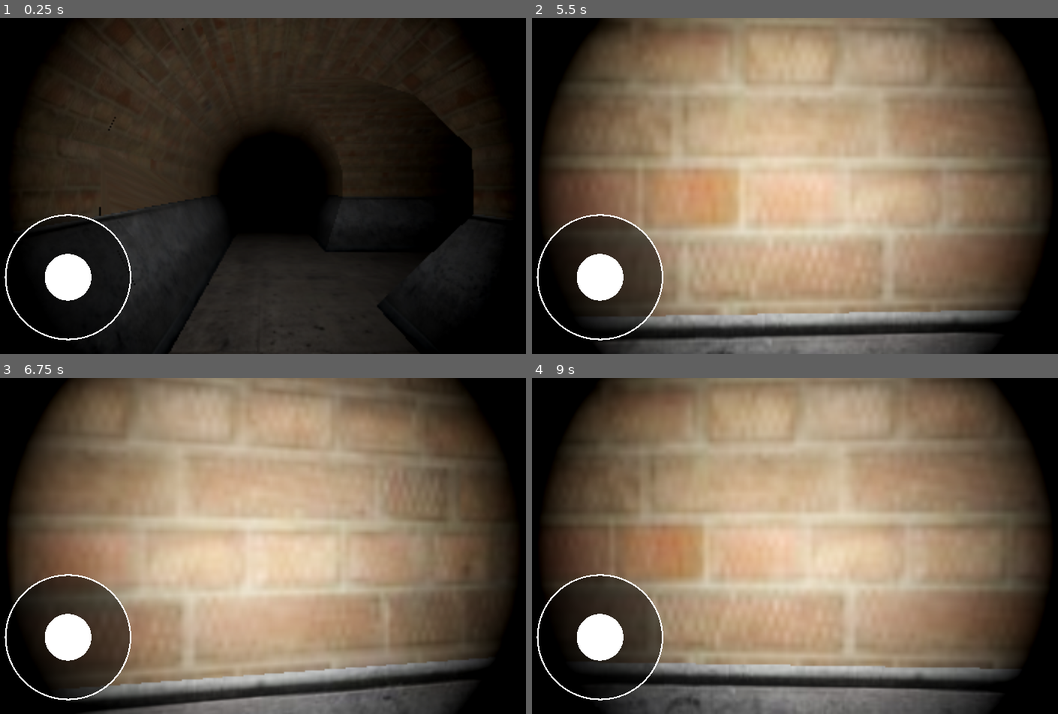
Above: before the commit, frames 1-4 (two rows, left to right).
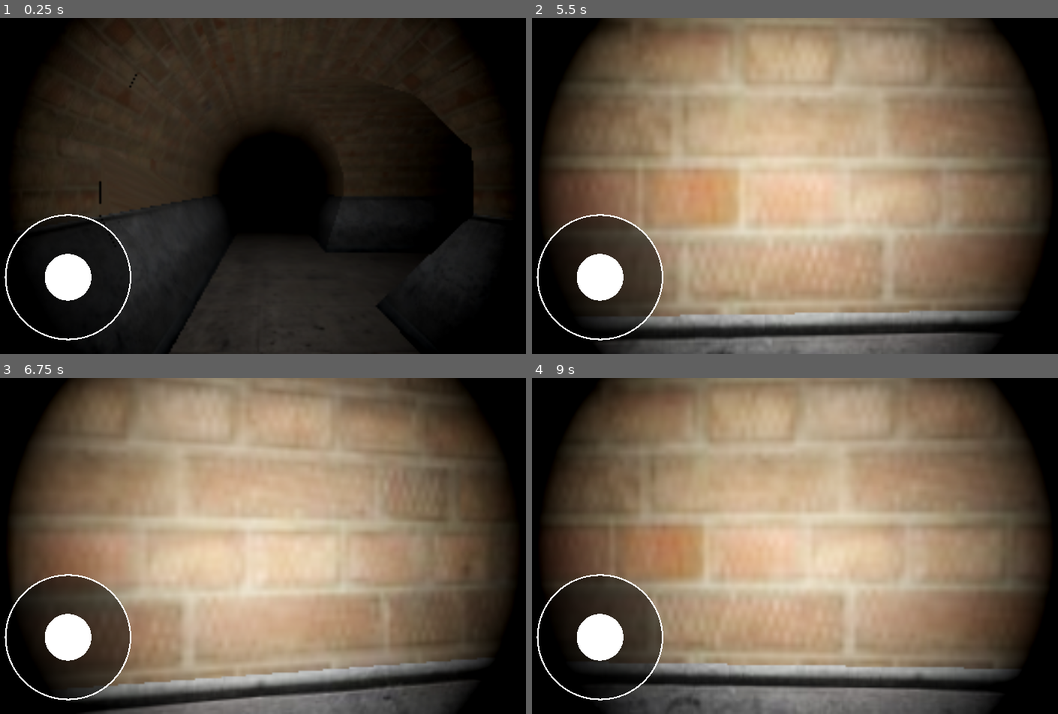
Above: after the commit, the same moments.

Repository: fimlnwza007/Sewer
Game: Godot game, scene res://scenes/main.tscn
The game is run twice, just before and just after one commit, with the same random seed, the same clock (stepped at 60 frames per second) and the same inputs.
Inputs (mouse positions are in pixels of both pictures, inside the frame that each line leads up to):
- Up to frame 1 (0.25 s): no input
- Up to frame 2 (5.5 s): tap Enter (ui_accept) at 0.5, 0.77, 1.52, 3.02, 3.77, 4.52 s; move the mouse to (826, 186) at 0.52 s; hold Up (ui_up) from 0.53 s (still down); tap A (a) at 0.6, 3.05, 3.6 s; tap D (d) at 0.8, 1.35, 3.8, 4.35 s; move the mouse to (763, 186) at 1.27 s; tap S (s) at 1.55, 2.1, 4.55, 5.1 s; move the mouse to (810, 179) at 2.02 s; tap W (w) at 2.3, 2.85, 5.3 s; move the mouse to (789, 192) at 2.77 s; move the mouse to (842, 189) at 3.52 s; move the mouse to (752, 182) at 4.27 s; move the mouse to (805, 186) at 5.02 s
- Up to frame 3 (6.75 s): tap Enter (ui_accept) at 5.75, 6.02 s; move the mouse to (241, 539) at 5.77 s; release Up (ui_up) at 5.78 s; hold Right (ui_right) 5.78-6.53 s; tap W (w) at 5.85 s; tap A (a) at 6.05, 6.6 s; move the mouse to (294, 546) at 6.52 s; hold Up (ui_up) from 6.53 s (still down)
- Up to frame 4 (9 s): tap Enter (ui_accept) at 6.77, 7.52, 8 s; tap D (d) at 6.8, 7.35 s; move the mouse to (763, 546) at 7.27 s; tap S (s) at 7.55, 8.1 s; move the mouse to (810, 539) at 8.02 s; tap W (w) at 8.3, 8.85 s; move the mouse to (789, 552) at 8.77 s; release Up (ui_up) at 8.78 s; hold Left (ui_left) from 8.78 s (still down)

The runs differ from the first frame. In frame 1, less than 0.1% of the frame differs, in the area x 18-91%, y 3-80%; in frame 2, 0.2%; in frame 3, 0.1%; in frame 4, 0.2%, in the area x 32-86%, y 84-87%.

Commit message:
ลืม export แหะๆ

Diff:
--- a/scenes/main.tscn
+++ b/scenes/main.tscn
@@ -3,6 +3,7 @@
 [ext_resource type="PackedScene" uid="uid://c3pihn2ln04fx" path="res://scenes/controller.tscn" id="1_o5qli"]
 [ext_resource type="PackedScene" uid="uid://bq5jcypbh5ou5" path="res://scenes/maze.tscn" id="2_0wfyh"]
 [ext_resource type="PackedScene" uid="uid://b148g0518jem5" path="res://scenes/player.tscn" id="3_sugp2"]
+[ext_resource type="Script" uid="uid://bo2j7ndnjdept" path="res://scripts/look_zone.gd" id="4_lkzon"]
 
 [sub_resource type="ProceduralSkyMaterial" id="ProceduralSkyMaterial_sugp2"]
 sky_horizon_color = Color(0.66224277, 0.6717428, 0.6867428, 1)
@@ -58,6 +59,19 @@
 action_up = &"w"
 action_down = &"s"
 
+[node name="LookZone" type="Control" parent="control panal" unique_id=-1447576275]
+layout_mode = 1
+anchor_left = 0.5
+anchor_right = 1.0
+anchor_bottom = 1.0
+grow_horizontal = 0
+grow_vertical = 2
+script = ExtResource("4_lkzon")
+
+[node name="Control" type="Control" parent="control panal" unique_id=1785360666]
+anchors_preset = 0
+offset_right = 40.0
+offset_bottom = 40.0
 
 [node name="Sewers" parent="." unique_id=1127065410 instance=ExtResource("2_0wfyh")]
 
--- a/scripts/auto.gd
+++ b/scripts/auto.gd
@@ -3,4 +3,4 @@
 
 # Called when the node enters the scene tree for the first time.
 func _ready() -> void:
-	get_viewport().scaling_3d_scale = 0.5
+	get_viewport().scaling_3d_scale = 0.4
--- a/scripts/look_zone.gd
+++ b/scripts/look_zone.gd
@@ -1,79 +1,9 @@
-## โซนด้านขวาของจอสำหรับหันหน้า (มือถือ)
-## แก้ปัญหา Multi-touch jitter ด้วย:
-##  - คำนวณ delta จาก _last_position แทน event.relative (ป้องกัน Godot multi-touch bug)
-##  - Spike clamp (ตัดค่ากระโดดผิดปกติ)
-##  - Exponential smoothing (ทำให้การหันหน้าเนียน ไม่กระตุก)
+## Stub — look input is handled directly in player.gd
+## Node นี้มีไว้เฉพาะป้องกัน error จาก scene reference เท่านั้น
 extends Control
 
-## ความไวในการหันหน้า
-@export var look_sensitivity: float = 0.5
-
-## ความเนียนของการหันหน้า (0=ไม่ smooth, 1=smooth มาก แต่หน่วง)
-@export_range(0.0, 0.95, 0.05) var smoothing: float = 0.7
-
-## Path ไปยัง player node
-@export var player_path: NodePath
-
-## ค่า delta สูงสุดต่อ event ก่อน clamp (px)
-const MAX_SPIKE_PX := 80.0
-
-var _touch_index: int = -1
-var _last_position: Vector2 = Vector2.ZERO
-var _target_delta: Vector2 = Vector2.ZERO
-var _player: CharacterBody3D = null
-
 func _ready() -> void:
-	# ไม่บล็อก event ใดๆ ของ GUI — รับเฉพาะผ่าน _input()
 	mouse_filter = Control.MOUSE_FILTER_IGNORE
-	if player_path:
-		_player = get_node_or_null(player_path)
-	if _player == null:
-		_player = get_tree().get_root().find_child("player", true, false)
-
-## ตรวจว่า position อยู่ในโซนขวาของหน้าจอ
-func _is_in_zone(pos: Vector2) -> bool:
-	var vp: Vector2 = get_viewport().get_visible_rect().size
-	# ใช้ 45% เพื่อให้โซนทับกันกลางจอเล็กน้อย ป้องกันรอยต่อ
-	return pos.x >= vp.x * 0.45 and pos.y >= 0.0 and pos.y <= vp.y
-
-func _input(event: InputEvent) -> void:
-	if event is InputEventScreenTouch:
-		if event.pressed and _touch_index == -1 and _is_in_zone(event.position):
-			_touch_index = event.index
-			_last_position = event.position
-			_target_delta = Vector2.ZERO
-			get_viewport().set_input_as_handled()
-		elif not event.pressed and event.index == _touch_index:
-			_touch_index = -1
-			# ค่อยๆ หยุด ไม่ตัดทันที
-			get_viewport().set_input_as_handled()
-
-	elif event is InputEventScreenDrag:
-		if event.index != _touch_index:
-			return
-
-		# คำนวณ delta จาก position ของนิ้วนี้เอง (ไม่ใช้ event.relative)
-		# เพื่อหลีกเลี่ยงบั๊ก Godot multi-touch ที่ relative สลับนิ้วกัน
-		var raw_delta := event.position - _last_position
-		_last_position = event.position
-
-		# Spike Clamp: ตัดค่ากระโดดผิดปกติที่เกิดตอนวางนิ้วที่ 2
-		if raw_delta.length() > MAX_SPIKE_PX:
-			raw_delta = raw_delta.normalized() * MAX_SPIKE_PX
-
-		# Exponential smoothing: ผสมค่าใหม่เข้ากับค่าเก่าแบบค่อยเป็นค่อยไป
-		_target_delta = _target_delta.lerp(raw_delta, 1.0 - smoothing)
-
-		get_viewport().set_input_as_handled()
-
-func _process(_delta: float) -> void:
-	if _player == null:
-		return
-
-	if _touch_index == -1:
-		# ไม่มีนิ้วสัมผัส — ค่อยๆ ลด delta ให้เป็น 0 (inertia decay)
-		_target_delta = _target_delta.lerp(Vector2.ZERO, 0.4)
-
-	# ใช้ threshold เล็กน้อยป้องกันการหมุนกล้องเพราะ float noise
-	if _target_delta.length() > 0.3:
-		_player.apply_look_delta(_target_delta * look_sensitivity)
+	# ปิด input processing ทั้งหมด — player.gd จัดการแทน
+	set_process_input(false)
+	set_process(false)
--- a/scripts/player.gd
+++ b/scripts/player.gd
@@ -33,26 +33,24 @@
 		_look_accum += event.relative
 		return
 
-	# ===== Touch look (right half of screen) =====
+	# ===== Touch look (right half of screen — x > 45% of viewport) =====
 	elif event is InputEventScreenTouch:
-		var vp_w: float = get_viewport().get_visible_rect().size.x
-		if event.pressed and _look_index == -1 and event.position.x >= vp_w * 0.45:
+		var vp: Vector2 = get_viewport().get_visible_rect().size
+		var in_look_zone: bool = event.position.x >= vp.x * 0.45
+		if event.pressed and _look_index == -1 and in_look_zone:
 			_look_index = event.index
 			_look_last  = event.position
 			_look_accum = Vector2.ZERO
-			get_viewport().set_input_as_handled()
 		elif not event.pressed and event.index == _look_index:
 			_look_index = -1
-			get_viewport().set_input_as_handled()
 
 	elif event is InputEventScreenDrag and event.index == _look_index:
-		# คำนวณ delta จาก position จริง (ไม่ใช้ event.relative ที่มีบั๊ก multi-touch)
+		# คำนวณ delta จาก position จริงของนิ้วนี้ (ไม่ใช้ event.relative ที่มีบั๊ก multi-touch)
 		var raw: Vector2 = event.position - _look_last
 		_look_last = event.position
-		# Spike guard: ตัดค่ากระโดดผิดปกติตอนวางนิ้วที่ 2
+		# Spike guard: ตัดค่าที่กระโดดผิดปกติ (เกิดตอนวางนิ้วที่ 2 ลง)
 		if raw.length() <= 80.0:
 			_look_accum += raw
-		get_viewport().set_input_as_handled()
 
 ## ===================== Process =====================
 func _process(_delta: float) -> void:
Not shown, changed: docs/index.html
Not shown, changed: docs/index.js
Not shown, changed: docs/index.pck
Not shown, changed: docs/index.wasm
